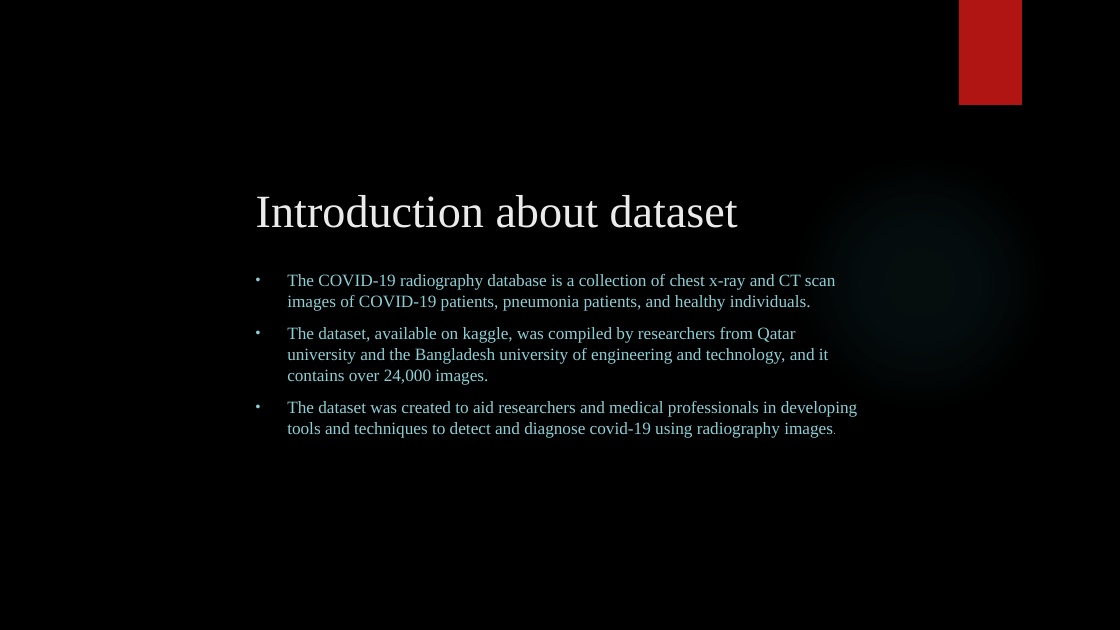
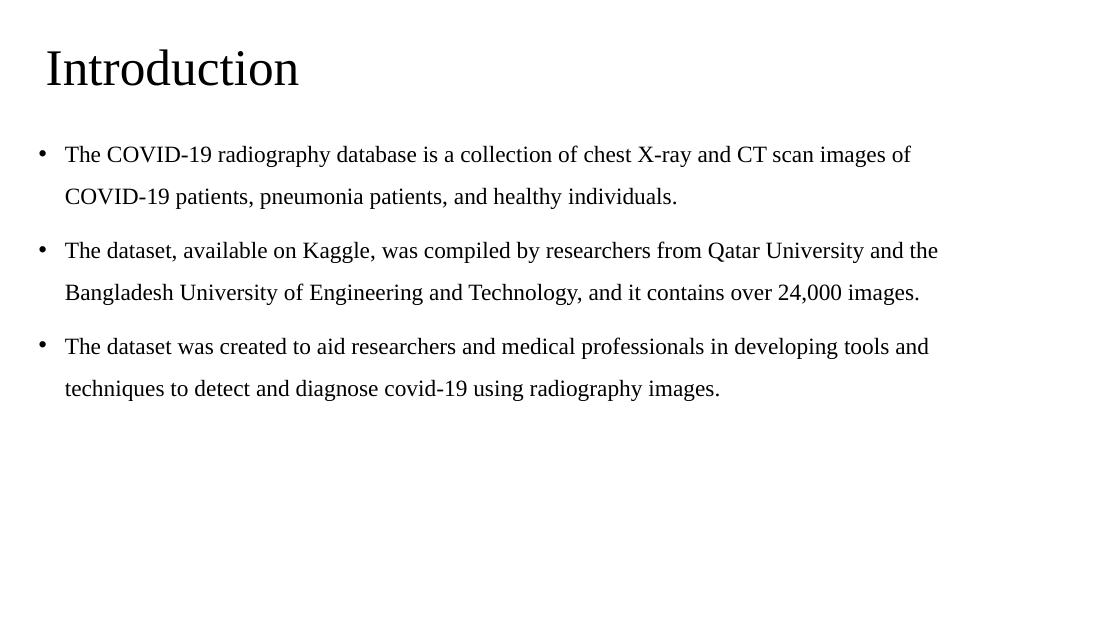
Before and after one commit to SharkyRCC/Covid-19-Classification, a slide deck: slide 3 of Presentation/neural_ppt.pptx. Drawn at 1120x630 pixels with LibreOffice and Linux fonts; fonts in the diff are those of the drawing; background and template pictures are left out. Boxes give left, top, right and bottom in pixels: in the first picture for what was removed or moved away, otherwise in the second. Text is boxed around its words. In the diff, an @@ line names an element or a change of style, - is before the commit and + after.

```diff
--- a/Presentation/neural_ppt.pptx
+++ b/Presentation/neural_ppt.pptx
@@ background picture (left out) to #FFFFFF @@
@@ rectangle removed at [959,0,1022,105] @@
@@ title at [46,49,300,86]: text changed; size 39.6 to 44 pt; text colour #EBEBEB to #000000 @@
-Introduction about dataset
+Introduction
@@ subtitle "The COVID-19 radiography database is ...": place and size @@
-subtitle "The COVID-19 radiography database is ..." at [287,274,858,438]
+subtitle "The COVID-19 radiography database is ..." at [65,145,939,401]
@@ subtitle at [65,145,939,305]: text changed; size 14.8 to 20 pt; text colour #8AD0D6 to #000000 @@
-• The COVID-19 radiography database is a collection of chest x-ray and CT scan images of COVID-19 patients, pneumonia patients, and healthy individuals.
-• The dataset, available on kaggle, was compiled by researchers from Qatar university and the Bangladesh university of engineering and technology, and it contains over 24,000 images.
+• The COVID-19 radiography database is a collection of chest X-ray and CT scan images of COVID-19 patients, pneumonia patients, and healthy individuals.
+• The dataset, available on Kaggle, was compiled by researchers from Qatar University and the Bangladesh University of Engineering and Technology, and it contains over 24,000 images.
@@ ellipse removed at [791,154,1049,413] @@
@@ subtitle at [65,337,929,401]: size 14.8 to 20 pt, text colour #8AD0D6 to #000000 in "The dataset was created to aid researchers ..."; size 11.1 to 20 pt, font Quicksand to Times New Roman in "images."; indent changed; line spacing 1 to 1.5 @@
```
Also in this commit, not shown: 12 other slides changed, 6 slides added, 2 slides removed.
